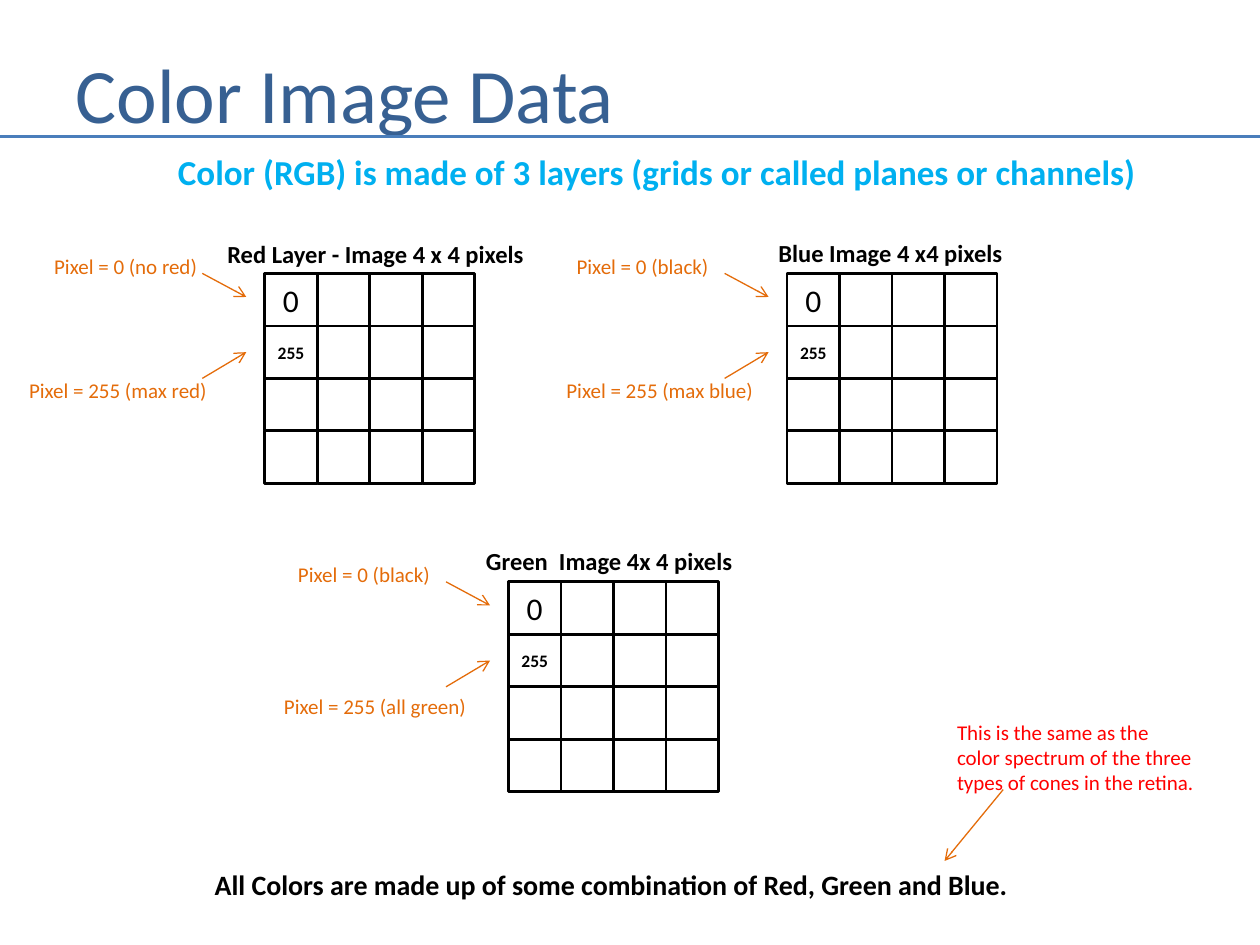
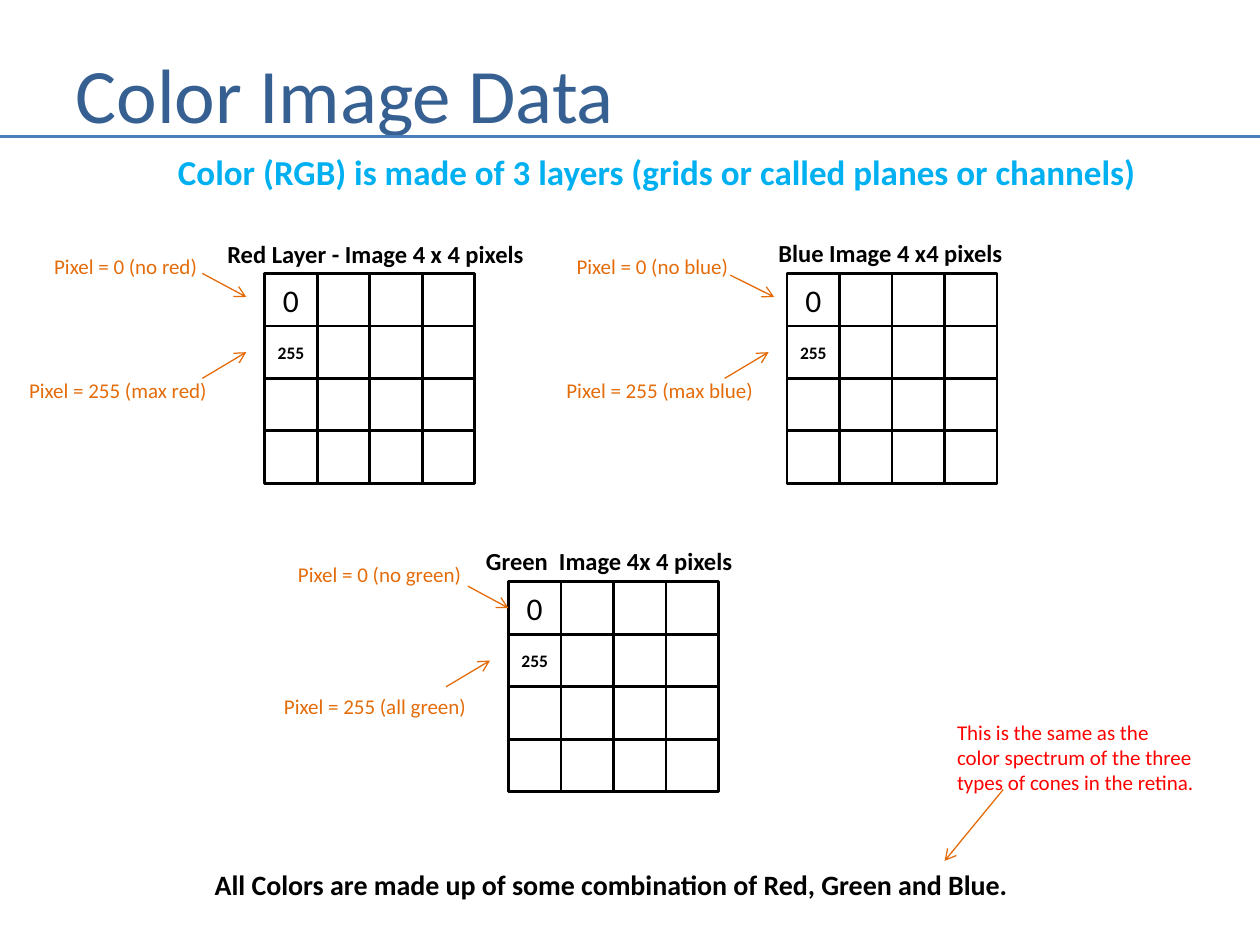
Before and after one commit to andrewferlitsch/Portland-Data-Science-Group, a slide deck: slide 5 of Presentations/ML Convolutional Neural Networks.pptx. Drawn at 1260x945 pixels with LibreOffice and Linux fonts; fonts in the diff are those of the drawing. Boxes give left, top, right and bottom in pixels: in the first picture for what was removed or moved away, otherwise in the second. Text is boxed around its words. In the diff, an @@ line names an element or a change of style, - is before the commit and + after.

```diff
--- a/Presentations/ML Convolutional Neural Networks.pptx
+++ b/Presentations/ML Convolutional Neural Networks.pptx
@@ text at box(577, 259, 728, 277): text changed @@
-Pixel = 0 (black)
+Pixel = 0 (no blue)
@@ arrow moved from (724, 273) - (769, 297) to (731, 275) - (774, 297) @@
@@ text at box(298, 567, 461, 586): text changed @@
-Pixel = 0 (black)
+Pixel = 0 (no green)
@@ arrow moved from (446, 582) - (490, 606) to (467, 586) - (509, 609) @@
```
Also in this commit, not shown: 1 other slide changed, 1 other file.
